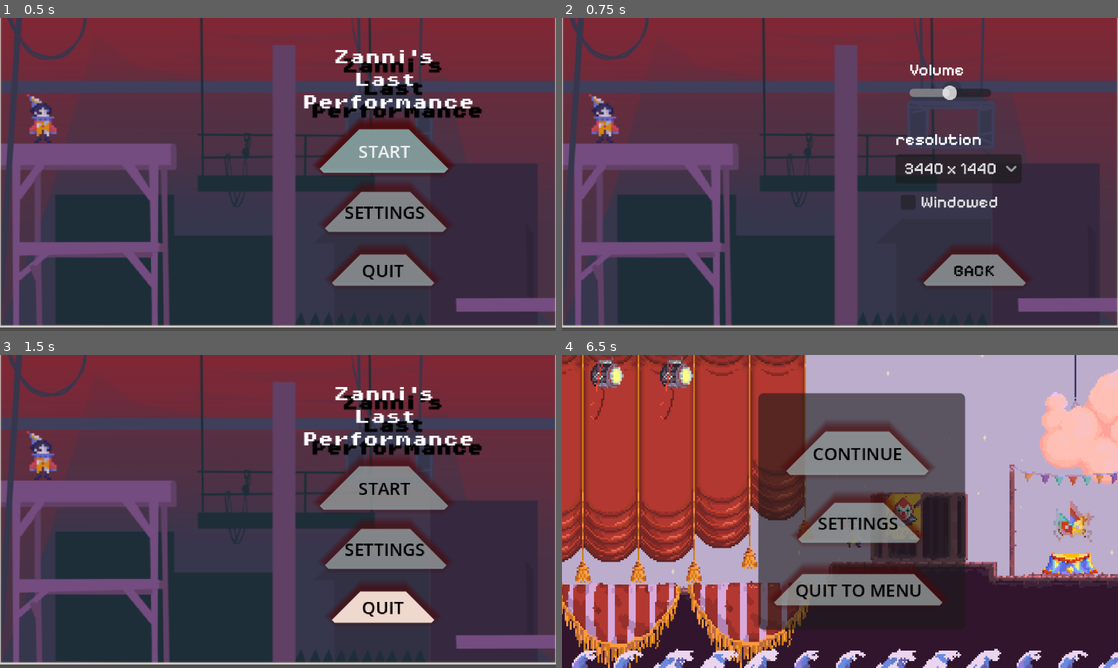
Above: before the commit, frames 1-4 (two rows, left to right).
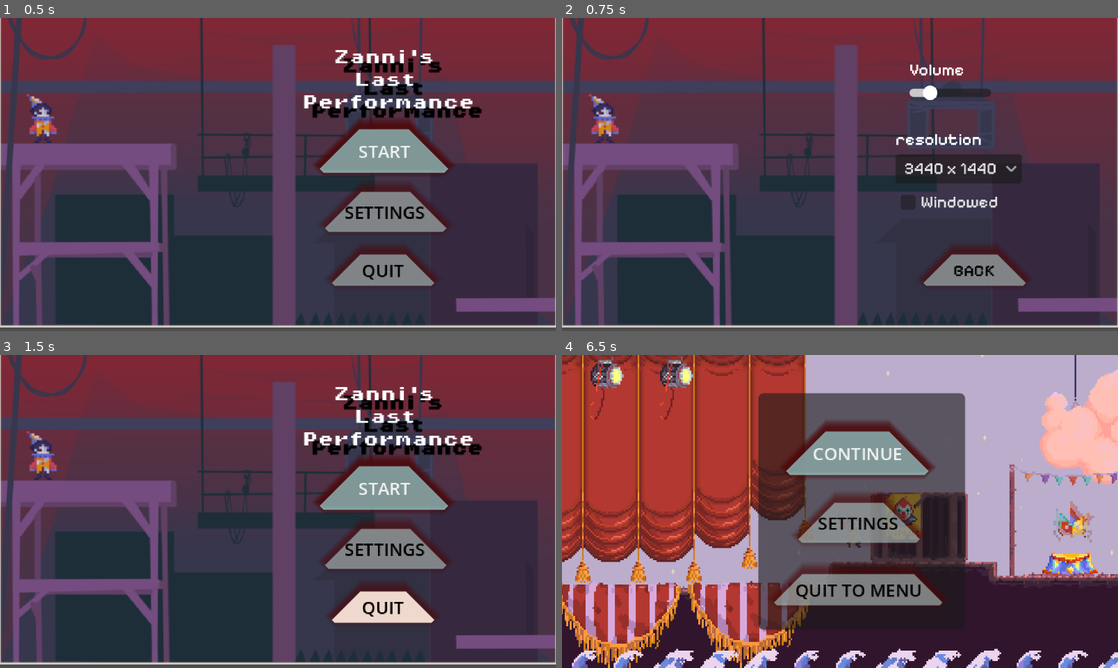
Above: after the commit, the same moments.

Repository: MicroFrogStudios/GGJ2026
Game: Godot game, scene res://scenes/empty_scene.tscn
Same seed, same stepped clock (60 frames per second), same inputs: the game is played once before the commit and once after it. Sound files missing from this copy of the repository are replaced by a short silence.
Inputs:
- Up to frame 1 (0.5 s): no input
- Up to frame 2 (0.75 s): click "SETTINGS" at 0.5 s
- Up to frame 3 (1.5 s): click "BACK" at 1.25 s
- Up to frame 4 (6.5 s): click "START" at 2 s; hold 1 (gotomask1) 2.78-3.53 s; hold D (move_right) 2.78-4.28 s; tap Space (jump) at 3.02, 3.77, 5.27, 6.02 s; tap 2 (gotomask2) at 3.6 s; hold A (move_left) 4.28-5.03 s; hold 3 (gotomask3) 4.28-5.03 s; hold D (move_right) from 5.03 s (still down); tap 4 (gotomask4) at 5.1 s; hold E (next_mask) from 5.78 s (still down); tap Escape (gotosettings) at 6.4 s

Frame 1 is identical in both runs. In frame 2, 0.3% of the frame differs, in the area x 62-71%, y 21-27%; in frame 3, 0.3%; in frame 4, 0.4%, in the area x 40-61%, y 29-39%.

Commit message:
button nav on menus and new assets

Diff:
--- a/scenes/in_game_menu.tscn
+++ b/scenes/in_game_menu.tscn
@@ -89,6 +89,9 @@
 grow_horizontal = 2
 grow_vertical = 2
 size_flags_vertical = 3
+focus_neighbor_left = NodePath(".")
+focus_neighbor_top = NodePath("../quitbutton")
+focus_neighbor_right = NodePath(".")
 focus_neighbor_bottom = NodePath("../settingsbutton")
 shortcut_context = NodePath(".")
 theme_override_colors/font_color = Color(0, 0, 0, 1)
@@ -101,6 +104,36 @@
 theme_override_styles/hover = SubResource("StyleBoxFlat_q5csu")
 theme_override_styles/focus = SubResource("StyleBoxFlat_0rq4b")
 text = "CONTINUE"
+
+[node name="settingsbutton" type="Button" parent="Panel/Main" unique_id=1859999454]
+z_index = 1
+layout_mode = 1
+anchors_preset = 7
+anchor_left = 0.5
+anchor_top = 1.0
+anchor_right = 0.5
+anchor_bottom = 1.0
+offset_left = 3.0
+offset_top = 23.0
+offset_right = 73.0
+offset_bottom = 46.0
+grow_horizontal = 2
+grow_vertical = 0
+size_flags_vertical = 3
+focus_neighbor_left = NodePath(".")
+focus_neighbor_top = NodePath("../ContinueButton")
+focus_neighbor_right = NodePath(".")
+focus_neighbor_bottom = NodePath("../quitbutton")
+theme_override_colors/font_color = Color(0, 0, 0, 1)
+theme_override_colors/font_pressed_color = Color(0.0051989057, 0.005198906, 0.0051989057, 1)
+theme_override_colors/font_hover_color = Color(0, 0, 0, 1)
+theme_override_colors/font_hover_pressed_color = Color(0, 0, 0, 1)
+theme_override_font_sizes/font_size = 10
+theme_override_styles/normal = ExtResource("1_0cve7")
+theme_override_styles/pressed = ExtResource("1_0cve7")
+theme_override_styles/hover = SubResource("StyleBoxFlat_efgmv")
+theme_override_styles/focus = ExtResource("1_0cve7")
+text = "SETTINGS"
 
 [node name="quitbutton" type="Button" parent="Panel/Main" unique_id=1715284687]
 z_index = 1
@@ -118,7 +151,7 @@
 grow_vertical = 0
 size_flags_vertical = 3
 focus_neighbor_left = NodePath(".")
-focus_neighbor_top = NodePath("../ContinueButton")
+focus_neighbor_top = NodePath("../settingsbutton")
 focus_neighbor_right = NodePath(".")
 focus_neighbor_bottom = NodePath("../ContinueButton")
 theme_override_colors/font_color = Color(0, 0, 0, 1)
@@ -131,36 +164,6 @@
 theme_override_styles/hover = SubResource("StyleBoxFlat_efgmv")
 theme_override_styles/focus = ExtResource("1_0cve7")
 text = "QUIT TO MENU"
-
-[node name="settingsbutton" type="Button" parent="Panel/Main" unique_id=1859999454]
-z_index = 1
-layout_mode = 1
-anchors_preset = 7
-anchor_left = 0.5
-anchor_top = 1.0
-anchor_right = 0.5
-anchor_bottom = 1.0
-offset_left = 3.0
-offset_top = 23.0
-offset_right = 73.0
-offset_bottom = 46.0
-grow_horizontal = 2
-grow_vertical = 0
-size_flags_vertical = 3
-focus_neighbor_left = NodePath(".")
-focus_neighbor_top = NodePath("../ContinueButton")
-focus_neighbor_right = NodePath(".")
-focus_neighbor_bottom = NodePath("../quitbutton")
-theme_override_colors/font_color = Color(0, 0, 0, 1)
-theme_override_colors/font_pressed_color = Color(0.0051989057, 0.005198906, 0.0051989057, 1)
-theme_override_colors/font_hover_color = Color(0, 0, 0, 1)
-theme_override_colors/font_hover_pressed_color = Color(0, 0, 0, 1)
-theme_override_font_sizes/font_size = 10
-theme_override_styles/normal = ExtResource("1_0cve7")
-theme_override_styles/pressed = ExtResource("1_0cve7")
-theme_override_styles/hover = SubResource("StyleBoxFlat_efgmv")
-theme_override_styles/focus = ExtResource("1_0cve7")
-text = "SETTINGS"
 
 [node name="Settings" type="Control" parent="Panel" unique_id=1798618166]
 visible = false
@@ -192,7 +195,10 @@
 grow_horizontal = 2
 grow_vertical = 0
 size_flags_vertical = 3
+focus_neighbor_left = NodePath(".")
 focus_neighbor_top = NodePath("../resolution/CheckBox")
+focus_neighbor_right = NodePath(".")
+focus_neighbor_bottom = NodePath("../volume/HSlider")
 theme_override_colors/font_color = Color(0, 0, 0, 1)
 theme_override_colors/font_pressed_color = Color(0.0051989057, 0.005198906, 0.0051989057, 1)
 theme_override_colors/font_hover_color = Color(0, 0, 0, 1)
@@ -225,7 +231,11 @@
 
 [node name="HSlider" type="HSlider" parent="Panel/Settings/volume" unique_id=582861036]
 layout_mode = 2
-value = 50.0
+focus_neighbor_left = NodePath(".")
+focus_neighbor_top = NodePath("../../quitbutton")
+focus_neighbor_right = NodePath(".")
+focus_neighbor_bottom = NodePath("../../resolution/OptionButton")
+value = 20.0
 
 [node name="resolution" type="BoxContainer" parent="Panel/Settings" unique_id=1344724774]
 layout_mode = 0
@@ -243,16 +253,22 @@
 
 [node name="OptionButton" type="OptionButton" parent="Panel/Settings/resolution" unique_id=1452380222]
 layout_mode = 2
-focus_neighbor_right = NodePath("../CheckBox")
+focus_neighbor_left = NodePath(".")
+focus_neighbor_top = NodePath("../../volume/HSlider")
+focus_neighbor_right = NodePath(".")
+focus_neighbor_bottom = NodePath("../../quitbutton")
 
 [node name="CheckBox" type="CheckBox" parent="Panel/Settings/resolution" unique_id=1489560551]
 layout_mode = 2
-focus_neighbor_left = NodePath("../OptionButton")
+focus_neighbor_left = NodePath(".")
+focus_neighbor_top = NodePath("../OptionButton")
+focus_neighbor_right = NodePath(".")
+focus_neighbor_bottom = NodePath("../../quitbutton")
 text = "Windowed"
 
 [connection signal="pressed" from="Panel/Main/ContinueButton" to="." method="_on_continue_button_pressed"]
+[connection signal="pressed" from="Panel/Main/settingsbutton" to="." method="_on_settingsbutton_pressed"]
 [connection signal="pressed" from="Panel/Main/quitbutton" to="." method="_on_quitbutton_pressed"]
-[connection signal="pressed" from="Panel/Main/settingsbutton" to="." method="_on_settingsbutton_pressed"]
 [connection signal="pressed" from="Panel/Settings/quitbutton" to="." method="_on_quit_settings_pressed"]
 [connection signal="value_changed" from="Panel/Settings/volume/HSlider" to="Panel/Settings" method="_on_h_slider_value_changed"]
 [connection signal="item_selected" from="Panel/Settings/resolution/OptionButton" to="Panel/Settings" method="_on_OptionButton_item_selected"]
--- a/scenes/levels/MainMenu.tscn
+++ b/scenes/levels/MainMenu.tscn
@@ -220,7 +220,10 @@
 grow_horizontal = 2
 grow_vertical = 0
 size_flags_vertical = 3
+focus_neighbor_left = NodePath(".")
 focus_neighbor_top = NodePath("../resolution/CheckBox")
+focus_neighbor_right = NodePath(".")
+focus_neighbor_bottom = NodePath("../volume/HSlider")
 theme_override_colors/font_color = Color(0, 0, 0, 1)
 theme_override_colors/font_pressed_color = Color(0.0051989057, 0.005198906, 0.0051989057, 1)
 theme_override_colors/font_hover_color = Color(0, 0, 0, 1)
@@ -253,7 +256,11 @@
 
 [node name="HSlider" type="HSlider" parent="Settings/volume" unique_id=582861036]
 layout_mode = 2
-value = 50.0
+focus_neighbor_left = NodePath(".")
+focus_neighbor_top = NodePath("../../quitbutton")
+focus_neighbor_right = NodePath(".")
+focus_neighbor_bottom = NodePath("../../resolution/OptionButton")
+value = 20.0
 
 [node name="resolution" type="BoxContainer" parent="Settings" unique_id=1344724774]
 layout_mode = 0
@@ -271,7 +278,10 @@
 
 [node name="OptionButton" type="OptionButton" parent="Settings/resolution" unique_id=1452380222]
 layout_mode = 2
-focus_neighbor_right = NodePath("../CheckBox")
+focus_neighbor_left = NodePath(".")
+focus_neighbor_top = NodePath("../../volume/HSlider")
+focus_neighbor_right = NodePath(".")
+focus_neighbor_bottom = NodePath("../CheckBox")
 
 [node name="CheckBox" type="CheckBox" parent="Settings/resolution" unique_id=1489560551]
 layout_mode = 2
--- a/scenes/levels/Settings.tscn
+++ b/scenes/levels/Settings.tscn
@@ -72,7 +72,7 @@
 
 [node name="HSlider" type="HSlider" parent="volume" unique_id=582861036]
 layout_mode = 2
-value = 50.0
+value = 20.0
 
 [node name="resolution" type="BoxContainer" parent="." unique_id=1344724774]
 layout_mode = 0
--- a/scripts/game_controller.gd
+++ b/scripts/game_controller.gd
@@ -65,7 +65,7 @@
 
 func open_in_game_menu():
 	if in_game_menu_instance != null:
-		in_game_menu_instance.grab_focus.call_deferred()
+		in_game_menu_instance.gain_focus()
 		in_game_menu_instance.visible = true
 		Engine.time_scale = 0.0
 		player.control_disabled = true
--- a/scripts/in_game_menu.gd
+++ b/scripts/in_game_menu.gd
@@ -7,6 +7,8 @@
 	print("continue")
 	gc.close_in_game_menu()
 
+func gain_focus():
+	$Panel/Main/ContinueButton.grab_focus.call_deferred()
 
 func _on_quitbutton_pressed() -> void:
 	print("quit")
@@ -16,7 +18,9 @@
 func _on_settingsbutton_pressed() -> void:
 	$Panel/Settings.visible = true
 	$Panel/Main.visible = false
+	$Panel/Settings/volume/HSlider.grab_focus.call_deferred()
 
 func _on_quit_settings_pressed() -> void:
 	$Panel/Settings.visible = false
 	$Panel/Main.visible = true
+	$Panel/Main/ContinueButton.grab_focus.call_deferred()
--- a/scripts/main_menu.gd
+++ b/scripts/main_menu.gd
@@ -1,10 +1,11 @@
 extends Control
 
-
+@onready var start_button = $menu/startbutton
+@onready var slider_settings = $Settings/volume/HSlider
 # Called when the node enters the scene tree for the first time.
 func _ready() -> void:
-	$menu/startbutton.grab_focus.call_deferred()
-	pass
+	start_button.grab_focus.call_deferred()
+
 
 
 func _on_startbutton_pressed() -> void:
@@ -15,11 +16,14 @@
 func _on_quitbutton_pressed() -> void:
 	get_tree().quit()
 
+
 func _on_settingsbutton_pressed() -> void:
 	$menu.visible = false;
 	$Settings.visible = true
+	slider_settings.grab_focus.call_deferred()
 
 
 func _on_quit_settings_button_pressed() -> void:
 	$menu.visible = true;
 	$Settings.visible = false
+	start_button.grab_focus.call_deferred()
Binary file added: assets/sprites/ui/reference.png
Not shown, added: assets/sprites/ui/reference.png.import
Binary file added: assets/sprites/ui/ticke_background3.png
Not shown, added: assets/sprites/ui/ticke_background3.png.import
Binary file added: assets/sprites/ui/ticke_background_credits.png
Not shown, added: assets/sprites/ui/ticke_background_credits.png.import
Binary file added: assets/sprites/ui/ticke_background_main.png
Not shown, added: assets/sprites/ui/ticke_background_main.png.import
Binary file added: assets/sprites/ui/ticket.png
Not shown, added: assets/sprites/ui/ticket.png.import
Binary file added: assets/sprites/ui/ticket_shade.png
Not shown, added: assets/sprites/ui/ticket_shade.png.import
(and 10 more such lines)
